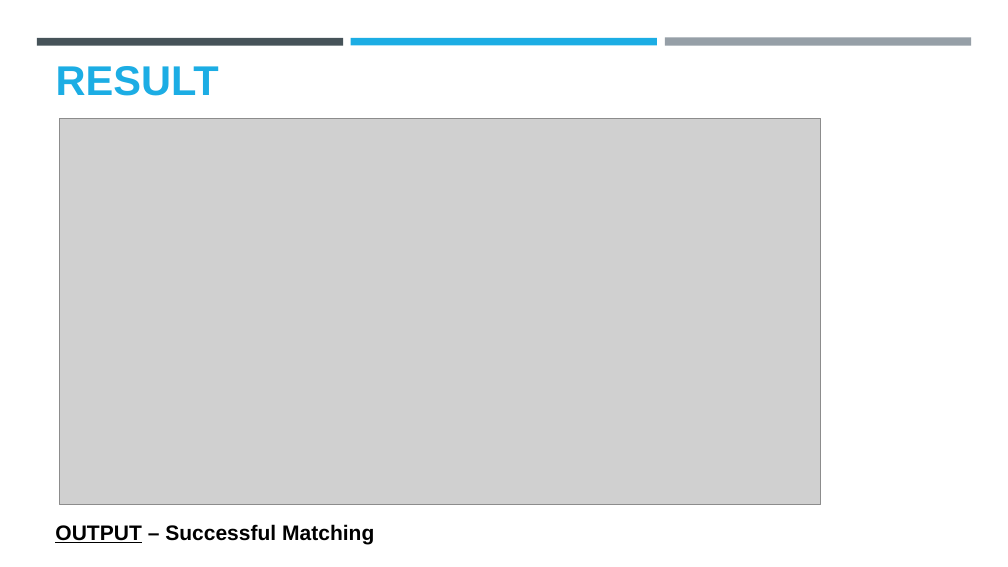
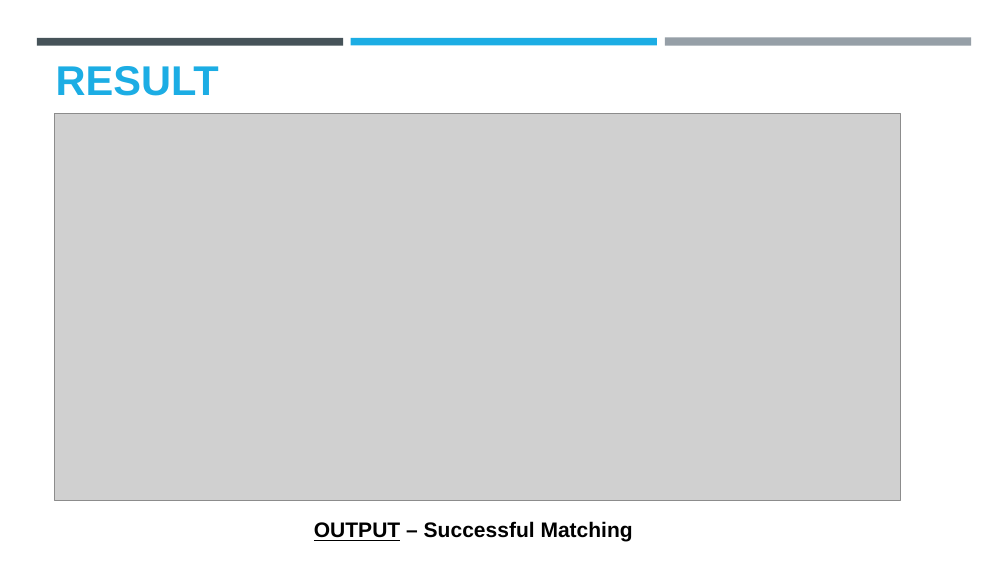
Before and after one commit to meetukhurana07-bot/MediMatch_, a slide deck: slide 14 of Manmeet Kaur - MediMatch.pptx. Drawn at 1008x567 pixels with LibreOffice and Linux fonts; fonts in the diff are those of the drawing; grey boxes stand for pictures; background and template pictures are left out. Boxes give left, top, right and bottom in pixels: in the first picture for what was removed or moved away, otherwise in the second. Text is boxed around its words. In the diff, an @@ line names an element or a change of style, - is before the commit and + after.

```diff
--- a/Manmeet Kaur - MediMatch.pptx
+++ b/Manmeet Kaur - MediMatch.pptx
@@ picture: place and size @@
-picture at bbox=[59, 119, 821, 505]
+picture at bbox=[54, 114, 901, 501]
@@ text "OUTPUT – Successful Matching": place and size @@
-text "OUTPUT – Successful Matching" at bbox=[55, 524, 374, 544]
+text "OUTPUT – Successful Matching" at bbox=[314, 521, 633, 542]
```
Also in this commit, not shown: 3 other slides changed.
